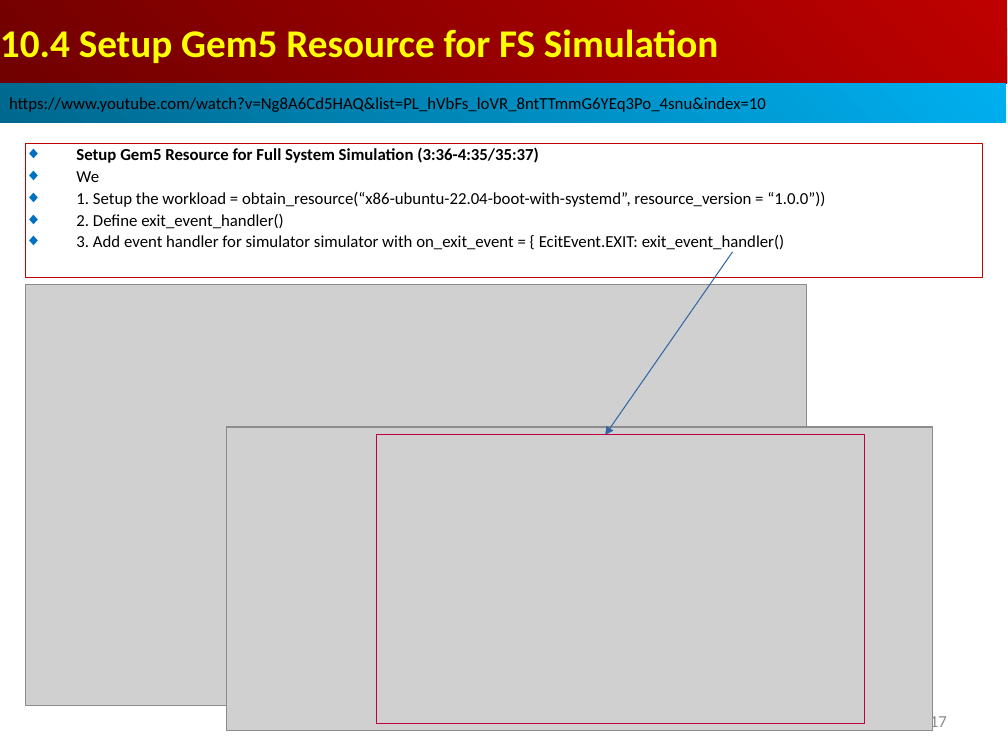
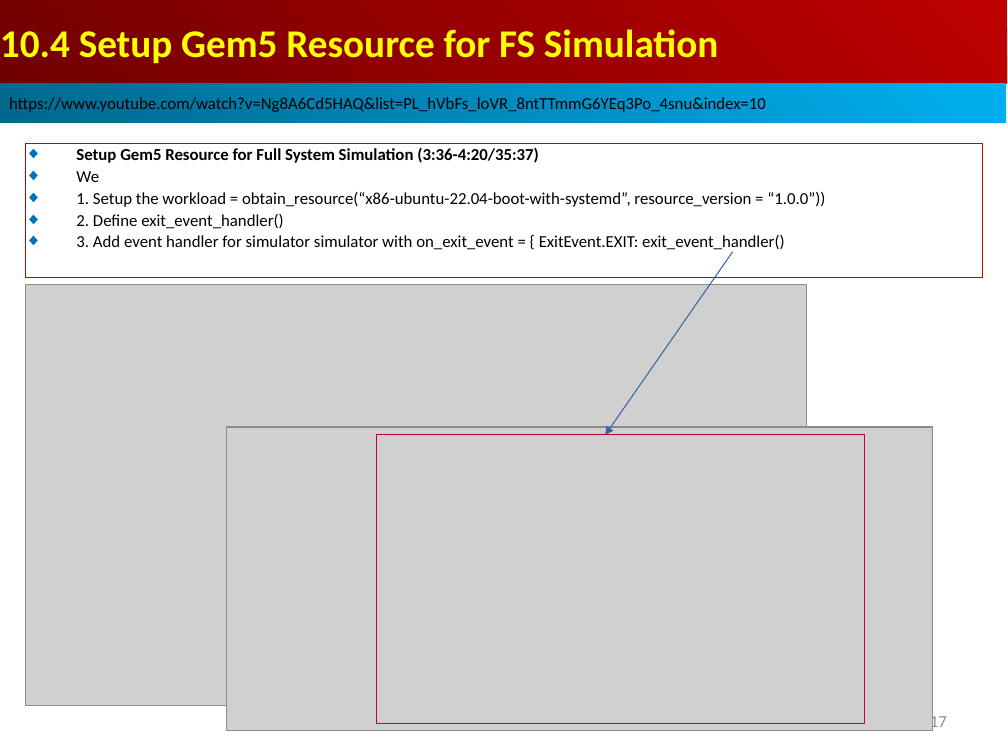
Before and after one commit to peterhchen/AIU_CS850_Gem5_McPAT, a slide deck: slide 17 of 050_Gem5/010.FullSys/000_Video/010.FullSystem.ppt. Drawn at 1008x756 pixels with LibreOffice and Linux fonts; fonts in the diff are those of the drawing; grey boxes stand for pictures. Boxes give left, top, right and bottom in pixels: in the first picture for what was removed or moved away, otherwise in the second. Text is boxed around its words. In the diff, an @@ line names an element or a change of style, - is before the commit and + after.

```diff
--- a/050_Gem5/010.FullSys/000_Video/010.FullSystem.ppt
+++ b/050_Gem5/010.FullSys/000_Video/010.FullSystem.ppt
@@ text in rectangle at (76, 147, 539, 163): text changed @@
-◆ Setup Gem5 Resource for Full System Simulation (3:36-4:35/35:37)
+◆ Setup Gem5 Resource for Full System Simulation (3:36-4:20/35:37)
@@ text in rectangle at (76, 235, 784, 252): text changed @@
-◆ 3. Add event handler for simulator simulator with on_exit_event = { EcitEvent.EXIT: exit_event_handler()
+◆ 3. Add event handler for simulator simulator with on_exit_event = { ExitEvent.EXIT: exit_event_handler()
```
Also in this commit, not shown: 8 slides added.
